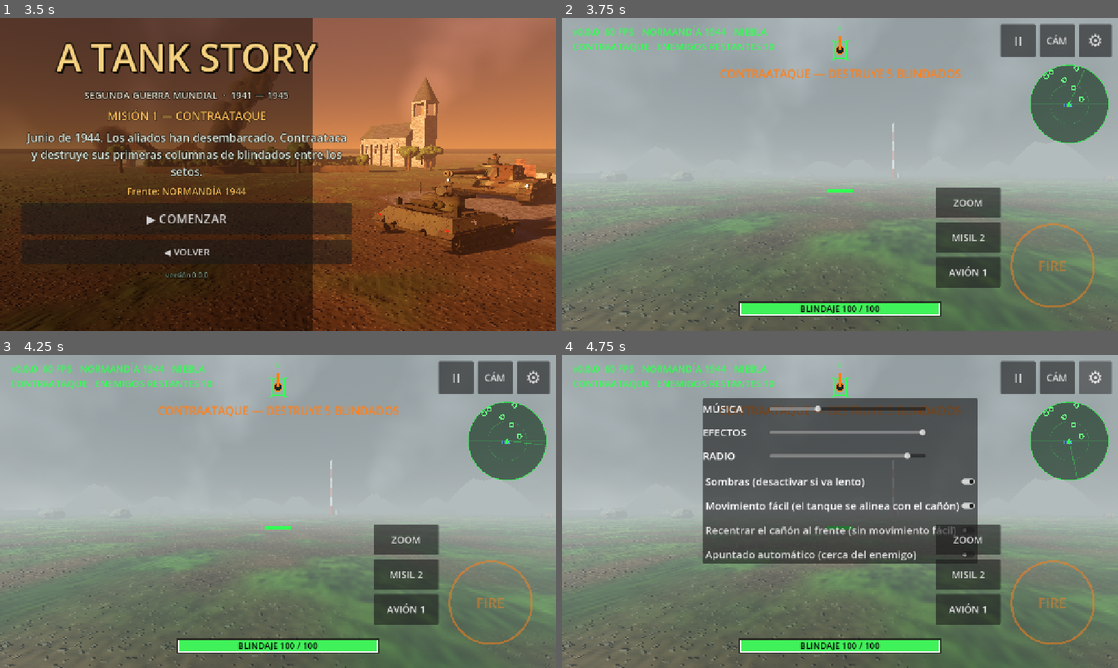
Above: before the commit, frames 1-4 (two rows, left to right).
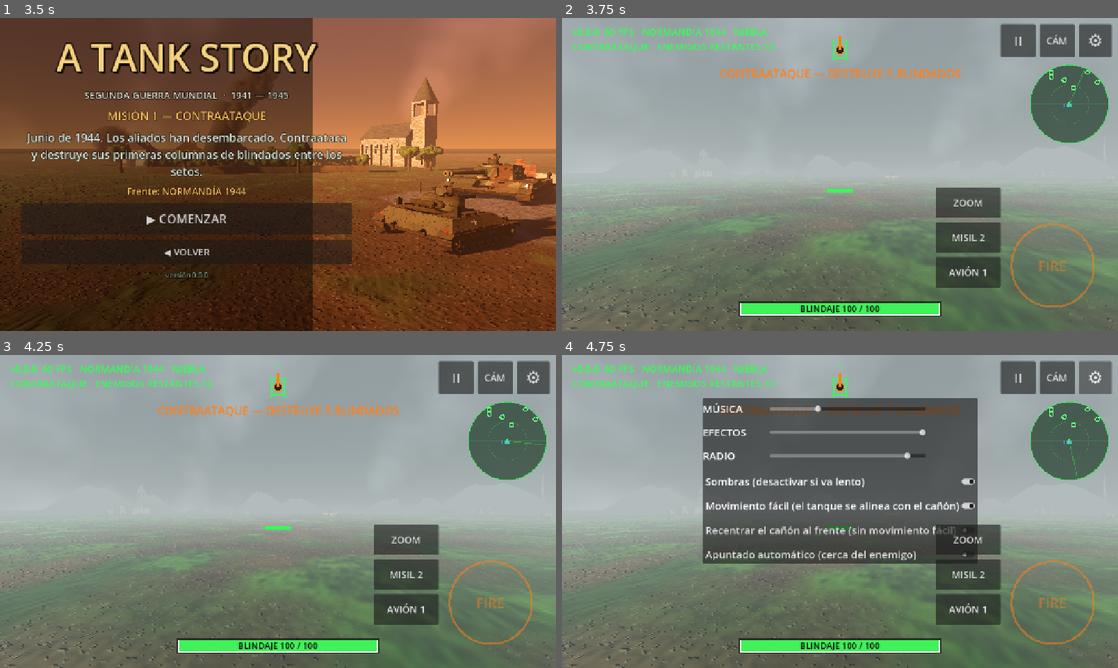
Above: after the commit, the same moments.

Repository: pabloprietorecio-afk/Tank-Ahead
Game: Godot game, scene res://levels/main_menu.tscn
Two runs of this game, one before a commit and one after it. Both use one fixed random seed, a clock stepped at 60 frames per second and the inputs below. Sound files missing from this copy of the repository are replaced by a short silence.
Inputs:
- Up to frame 1 (3.5 s): click "HISTORIA — campañas con misio…" at 0.5 s; click "ALEMANIA — Wehrmacht" at 1.25 s; click "NORMANDÍA 1944 · tu tanque: P…" at 2 s; click "1. CONTRAATAQUE · NORMANDÍA 1…" at 2.75 s
- Up to frame 2 (3.75 s): click "▶ COMENZAR" at 3.5 s
- Up to frame 3 (4.25 s): no input
- Up to frame 4 (4.75 s): click "⚙" at 4.25 s

Frame 1 is identical in both runs. In frame 2, 0.1% of the frame differs, in the area x 58-97%, y 15-51%; in frame 3, 0.1%; in frame 4, less than 0.1%.

Commit message:
Montañas fuera del muro, límite del mapa infranqueable y colinas que no se suben
- Las montañas del horizonte ya no invaden las esquinas del mapa (tapaban objetivos y
  servían de rampa para salir).
- Barrera alta e invisible en el límite, solo para tanques.
- Los tanques no suben pendientes de más de 10 grados: colinas y dunas hacen de pared.
- Pueblos, palmerales y colinas dejan margen con el muro y no se pisan entre sí.
- Verificación: ruta hasta cada objetivo, nada bajo una montaña, y prueba de subida.

Co-Authored-By: Claude Fable 5.2 <noreply@anthropic.com>
Claude-Session: https://claude.ai/code/session_01Fzr3mYWBwrxGjaMyEjPYCm

Diff:
--- a/core/components/nav_grid.gd
+++ b/core/components/nav_grid.gd
@@ -86,8 +86,8 @@
 ## hay paso. Si un extremo cae en una celda ocupada se usa la celda libre más cercana.
 func find_path(from: Vector3, to: Vector3) -> PackedVector3Array:
 	var path := PackedVector3Array()
-	var start: Vector2i = _nearest_free(cell_of(from))
-	var goal: Vector2i = _nearest_free(cell_of(to))
+	var start: Vector2i = nearest_free(cell_of(from))
+	var goal: Vector2i = nearest_free(cell_of(to))
 	if start.x < 0 or goal.x < 0:
 		return path
 	for cell: Vector2i in _astar.get_id_path(start, goal):
@@ -97,7 +97,7 @@
 	return path
 
 
-func _nearest_free(cell: Vector2i) -> Vector2i:
+func nearest_free(cell: Vector2i) -> Vector2i:
 	if not _astar.is_point_solid(cell):
 		return cell
 	var best := Vector2i(-1, -1)
--- a/entities/tank/tank.gd
+++ b/entities/tank/tank.gd
@@ -6,6 +6,10 @@
 const LAYER_WORLD: int = 1
 const LAYER_TANK: int = 2
 const LAYER_HURTBOX: int = 4
+## Barrera del límite del mapa: solo la tocan los tanques.
+const LAYER_BOUNDARY: int = 8
+## Pendiente máxima que sube un tanque. Colinas y montañas son más empinadas: hacen de pared.
+const MAX_SLOPE_DEG: float = 10.0
 ## Capa visual de las piezas del propio jugador (la cámara en primera persona no las ve).
 const VISUAL_LAYER_OWN: int = 2
 ## Distancia hacia atrás y altura de las vistas exteriores [cerca, lejos].
@@ -69,7 +73,9 @@
 	_scale_factor = stats.body_scale
 	add_to_group(&"tanks")
 	collision_layer = LAYER_TANK
-	collision_mask = LAYER_WORLD | LAYER_TANK
+	collision_mask = LAYER_WORLD | LAYER_TANK | LAYER_BOUNDARY
+	floor_max_angle = deg_to_rad(MAX_SLOPE_DEG)
+	floor_block_on_wall = true
 	_build_body()
 	_build_components()
 	_build_effects()
--- a/levels/arena.gd
+++ b/levels/arena.gd
@@ -139,8 +139,26 @@
 	add_child(body)
 
 
+## Límite infranqueable para los tanques: una barrera alta e invisible sobre cada muro, en una
+## capa que solo ellos tocan (los disparos y los aviones la atraviesan).
+func _add_boundary(center: Vector3, size: Vector3) -> void:
+	var body := StaticBody3D.new()
+	body.collision_layer = Tank.LAYER_BOUNDARY
+	body.collision_mask = 0
+	body.position = center
+	var shape := CollisionShape3D.new()
+	var box := BoxShape3D.new()
+	box.size = size
+	shape.shape = box
+	body.add_child(shape)
+	add_child(body)
+
+
 func _build_walls() -> void:
 	var length: float = ARENA_HALF * 2.0
+	for side in [-1.0, 1.0]:
+		_add_boundary(Vector3(0.0, 40.0, side * (ARENA_HALF + 2.0)), Vector3(length + 20.0, 80.0, 6.0))
+		_add_boundary(Vector3(side * (ARENA_HALF + 2.0), 40.0, 0.0), Vector3(6.0, 80.0, length + 20.0))
 	var height: float = 2.5
 	var thickness: float = 2.0
 	_add_wall(Vector3(0.0, height * 0.5, -ARENA_HALF), Vector3(length, height, thickness))
@@ -151,6 +169,8 @@
 
 ## Busca un sitio libre de radio `radius`. Devuelve Vector2.INF si no lo encuentra.
 func _free_spot(radius: float, margin: float = 15.0) -> Vector2:
+	# Nada asoma por encima del muro: el borde del objeto queda al menos a 8 m de él.
+	margin = maxf(margin, radius + 8.0)
 	for attempt in 40:
 		var pos := Vector2(_rng.randf_range(-ARENA_HALF + margin, ARENA_HALF - margin), _rng.randf_range(-ARENA_HALF + margin, ARENA_HALF - margin))
 		if pos.distance_to(_spawn_point) < SAFE_RADIUS + radius:
@@ -191,9 +211,13 @@
 	var desert: bool = front == Fronts.Id.AFRICA
 	for i in 14:
 		var angle: float = TAU * i / 14.0 + _rng.randf_range(-0.1, 0.1)
-		var dist: float = ARENA_HALF + _rng.randf_range(60.0, 140.0)
 		var height: float = _rng.randf_range(12.0, 30.0) if desert or front == Fronts.Id.KURSK else _rng.randf_range(20.0, 45.0)
-		var mountain := PropFactory.mountain(_rng.randf_range(45.0, 70.0), height, _rng.randi_range(6, 9))
+		var base_radius: float = _rng.randf_range(45.0, 70.0)
+		# Toda la falda queda fuera del muro (que es cuadrado: en las esquinas está más lejos),
+		# para que ninguna montaña tape objetivos ni sirva de rampa para salir del mapa.
+		var toward_wall: float = maxf(absf(cos(angle)), absf(sin(angle)))
+		var dist: float = (ARENA_HALF + base_radius + 12.0) / toward_wall + _rng.randf_range(0.0, 60.0)
+		var mountain := PropFactory.mountain(base_radius, height, _rng.randi_range(6, 9))
 		mountain.position = Vector3(cos(angle) * dist, 0.0, sin(angle) * dist)
 		mountain.rotation.y = _rng.randf() * TAU
 		add_child(mountain)
@@ -249,13 +273,15 @@
 
 func _scenery_normandy() -> void:
 	for v in 2:
-		var center := _free_spot(30.0)
+		# El pueblo de la iglesia ocupa más: las casas van desplazadas respecto al templo.
+		var center := _free_spot(48.0 if v == 0 else 30.0)
 		if center == Vector2.INF:
 			continue
 		if v == 0:
 			var church := PropFactory.church()
 			church.position = Vector3(center.x, 0.0, center.y)
 			add_child(church)
+			_obstacle_rects.append(Rect2(center - Vector2(14.0, 14.0), Vector2(28.0, 28.0)))
 			_village(center + Vector2(0.0, 22.0), 2, func() -> Node3D: return PropFactory.house(_house_size()))
 		else:
 			_village(center, 4, func() -> Node3D: return PropFactory.house(_house_size()))
@@ -282,7 +308,8 @@
 
 func _scenery_africa() -> void:
 	for v in 2:
-		var center := _free_spot(30.0)
+		# Sitio para el pueblo y para su palmeral, que va a un lado.
+		var center := _free_spot(44.0)
 		if center == Vector2.INF:
 			continue
 		_village(center, 4, func() -> Node3D: return PropFactory.desert_house(Vector3(_rng.randf_range(5.0, 8.0), _rng.randf_range(3.0, 4.5), _rng.randf_range(5.0, 8.0))))
--- a/tools/verify/shots.gd
+++ b/tools/verify/shots.gd
@@ -13,6 +13,7 @@
 class Runner extends Node:
 
 	var _dir: String
+	var _unreachable: int = 0
 	var _camera: Camera3D
 	var _stage: Node3D
 
@@ -42,6 +43,13 @@
 			await _story(Fronts.Faction.AXIS, Fronts.Id.KURSK, 6)
 			await _story(Fronts.Faction.ALLIES, Fronts.Id.AFRICA, 5)
 			await _story(Fronts.Faction.AXIS, Fronts.Id.AFRICA, 7)
+			await _story(Fronts.Faction.ALLIES, Fronts.Id.AFRICA, 1)
+			await _story(Fronts.Faction.ALLIES, Fronts.Id.KURSK, 1)
+			await _story(Fronts.Faction.AXIS, Fronts.Id.NORMANDY, 5)
+			await _story(Fronts.Faction.ALLIES, Fronts.Id.NORMANDY, 3)
+			await _story(Fronts.Faction.AXIS, Fronts.Id.KURSK, 3)
+			await _story(Fronts.Faction.ALLIES, Fronts.Id.KURSK, 4)
+			print("REACH RESULT inaccesibles: ", _unreachable)
 		if only.contains("nav"):
 			await _nav()
 		print("SHOTS DONE")
@@ -293,6 +301,67 @@
 				enemies += 1
 		print("STORY ", GameSession.current_mission()["title"], " | ", mode.status_text(), " | ", mode.objective_lines(), " | bando propio ", allies, " enemigos ", enemies)
 		await _snap("story_%d_%d_%d" % [faction, front, index])
+		_check_reach(mode as StoryMode)
+
+	## Accesibilidad: desde el jugador tiene que haber ruta hasta cada objetivo, cada edificio
+	## con premio, cada premio suelto y cada tanque, y nada puede quedar bajo una montaña ni
+	## fuera del muro. Usa el mismo mapa de celdas con el que navegan los aliados.
+	func _check_reach(mode: StoryMode) -> void:
+		var arena: Node = get_tree().current_scene
+		var grid := NavGrid.of(arena)
+		var origin: Vector3 = mode.player.global_position
+		var targets: Array[Node3D] = []
+		for objective in mode._objectives:
+			targets.append(objective)
+		for node in get_tree().get_nodes_in_group(&"radar_marks"):
+			if node is Destructible and not node in targets:
+				targets.append(node)
+		for tank in get_tree().get_nodes_in_group(&"tanks"):
+			targets.append(tank)
+		if mode.kind == "breakthrough":
+			var exit_marker := Node3D.new()
+			arena.add_child(exit_marker)
+			exit_marker.position = StoryMode.EXIT_POINT
+			targets.append(exit_marker)
+		var mountains: Array[Destructible] = []
+		for child in arena.get_children():
+			if child is Destructible and child.indestructible:
+				mountains.append(child)
+		var bad: int = 0
+		for target in targets:
+			var point: Vector3 = target.global_position
+			var problem: String = ""
+			if absf(point.x) > 196.0 or absf(point.z) > 196.0:
+				problem = "fuera del muro"
+			elif grid.find_path(origin, point).is_empty():
+				problem = "sin ruta"
+			else:
+				var near: Vector3 = grid.cell_center(grid.nearest_free(grid.cell_of(point)))
+				if Vector2(near.x - point.x, near.z - point.z).length() > 24.0:
+					problem = "encerrado (celda libre más cercana a %.0f m)" % Vector2(near.x - point.x, near.z - point.z).length()
+			# Bajo la falda de una colina o montaña (salvo la propia).
+			var space: PhysicsDirectSpaceState3D = arena.get_world_3d().direct_space_state
+			var query := PhysicsRayQueryParameters3D.create(Vector3(point.x, 90.0, point.z), Vector3(point.x, 0.3, point.z), 1)
+			var hit: Dictionary = space.intersect_ray(query)
+			if not hit.is_empty() and hit["collider"] in mountains and hit["collider"] != target:
+				problem = "dentro de una montaña"
+			if problem != "":
+				bad += 1
+				print("REACH MAL ", target.name, " ", point, " ", problem)
+		var outside: int = 0
+		for mountain in mountains:
+			var p: Vector3 = mountain.global_position
+			if absf(p.x) > 200.0 or absf(p.z) > 200.0:
+				# Montaña exterior: ningún punto del muro puede caer bajo su falda.
+				for i in 81:
+					var along: float = -200.0 + 5.0 * i
+					for edge: Vector3 in [Vector3(along, 60.0, -199.0), Vector3(along, 60.0, 199.0), Vector3(-199.0, 60.0, along), Vector3(199.0, 60.0, along)]:
+						var down := PhysicsRayQueryParameters3D.create(edge, Vector3(edge.x, 0.3, edge.z), 1)
+						var found: Dictionary = arena.get_world_3d().direct_space_state.intersect_ray(down)
+						if not found.is_empty() and found["collider"] == mountain:
+							outside += 1
+		_unreachable += bad + outside
+		print("REACH ", GameSession.current_mission()["title"], ": ", targets.size(), " puntos comprobados, ", bad, " inaccesibles; ", mountains.size(), " montañas, ", outside, " puntos del muro bajo una montaña")
 
 	## Prueba de navegación (sin gráficos): tanques que deben llegar al otro lado de un muro
 	## largo, de un recinto en U y de un grupo de bloques. Compara la navegación con rodeo
@@ -348,11 +417,28 @@
 					brain.objective = origin + Vector3(0.0, 0.0, -34.0)
 					brain.objective_radius = 2.0
 					runs.append({"case": cases[c], "smart": smart, "tank": tank, "brain": brain, "id": stats_id, "best": INF, "time": -1.0})
+		# Colina: un tanque que empuja de frente contra ella no debe subirla.
+		var hill := PropFactory.mountain(14.0, 9.0, 7)
+		hill.position = Vector3(0.0, 0.0, -150.0)
+		stage.add_child(hill)
+		var dune := PropFactory.mountain(16.0, 5.0, 10)
+		dune.position = Vector3(60.0, 0.0, -150.0)
+		stage.add_child(dune)
+		var climbers: Array[Tank] = []
+		for x in [0.0, 60.0]:
+			var climber: Tank = mode.spawn_tank(Fronts.tank("m4_sherman"), GameMode.PLAYER_TEAM, Vector2(x + 2.0, -120.0), 0.0)
+			climber.get_node("AIBrain").queue_free()
+			climbers.append(climber)
+		var climb_height: float = 0.0
 		Engine.time_scale = 4.0
 		var clock: float = 0.0
 		while clock < 60.0:
 			await get_tree().physics_frame
 			clock += get_physics_process_delta_time()
+			for climber in climbers:
+				if clock < 20.0:
+					climber.drive_input = Vector2(0.0, 1.0)
+				climb_height = maxf(climb_height, climber.global_position.y)
 			for run in runs:
 				var tank: Tank = run["tank"]
 				var brain: AIBrain = run["brain"]
@@ -369,6 +455,7 @@
 				failures += 1
 			print("NAV %-13s %-10s %s  %s  mínima distancia %.1f m  desatascos %d" % [run["case"], run["id"], "CON RODEO" if run["smart"] else "ANTIGUA  ", ("llega en %.1f s" % run["time"]) if ok else "NO LLEGA", run["best"], run["brain"].unstuck_total])
 		print("NAV RESULT fallos de la navegación con rodeo: ", failures)
+		print("CLIMB RESULT altura máxima alcanzada empujando contra una colina y una duna: %.2f m (%s)" % [climb_height, "OK" if climb_height < 1.0 else "SUBE"])
 		stage.queue_free()
 		await _frames(2)
 
